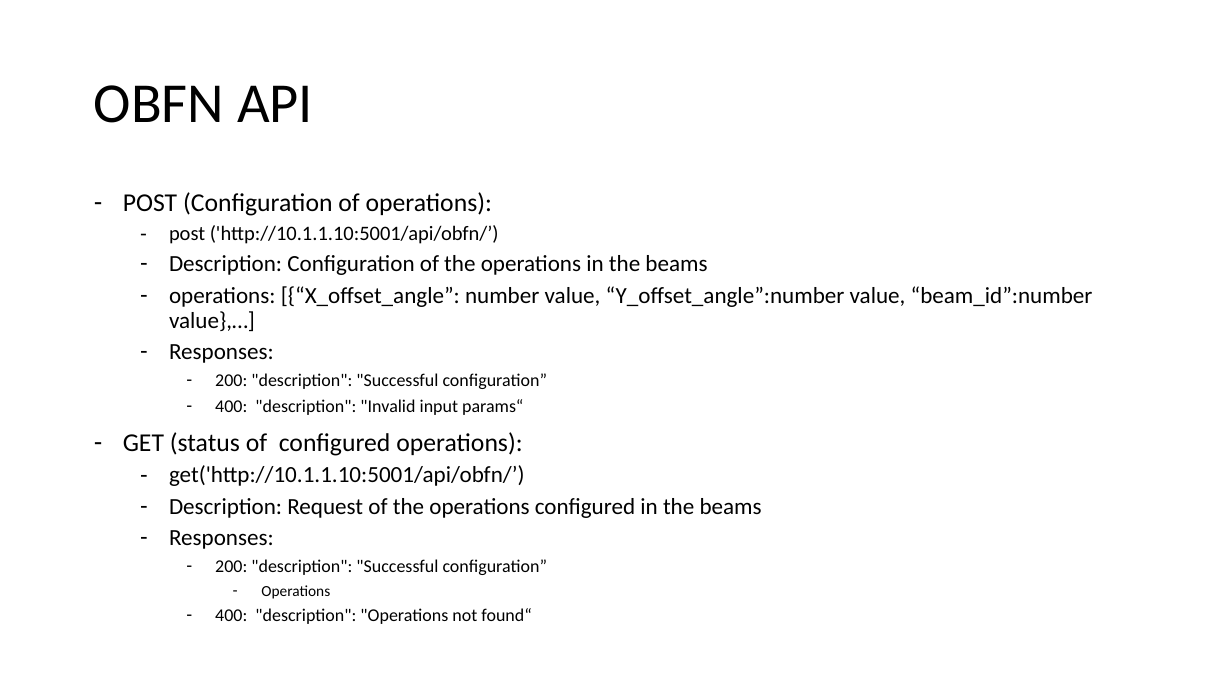
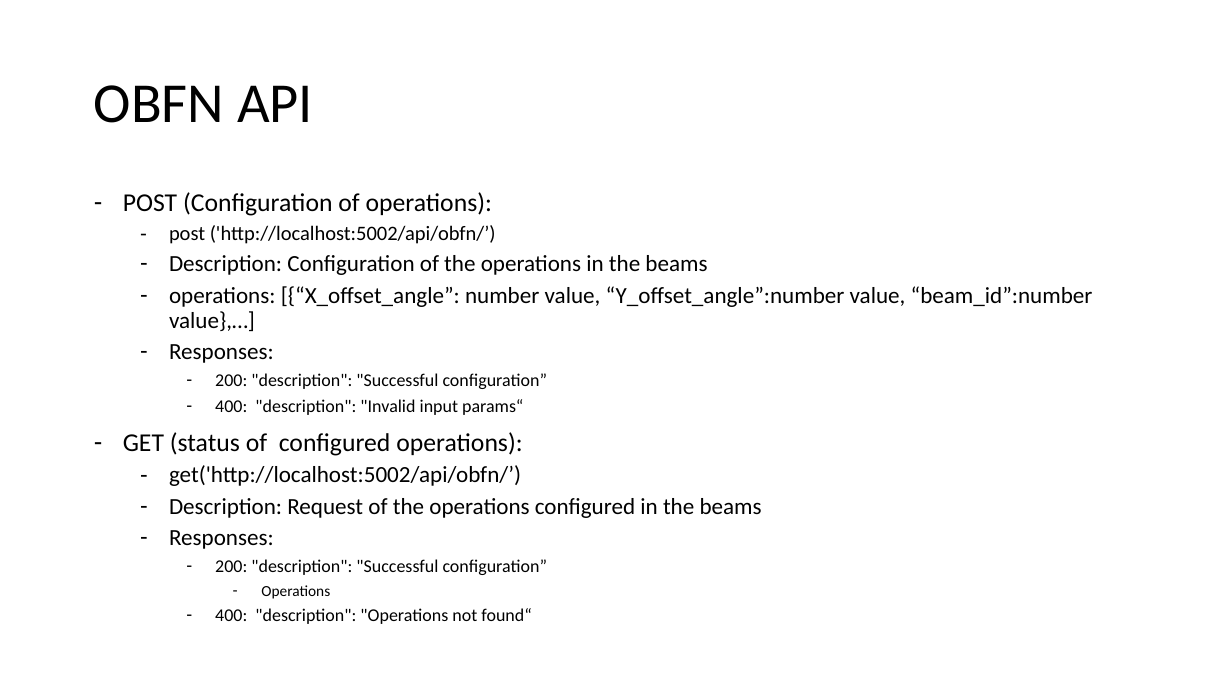
Before and after one commit to CTTC-PONS/bluespace, a slide deck: slide 6 of sdn_agents_bluespace.pptx. Drawn at 1232x693 pixels with LibreOffice and Linux fonts; fonts in the diff are those of the drawing. Boxes give left, top, right and bottom in pixels: in the first picture for what was removed or moved away, otherwise in the second. Text is boxed around its words. In the diff, an @@ line names an element or a change of style, - is before the commit and + after.

```diff
--- a/sdn_agents_bluespace.pptx
+++ b/sdn_agents_bluespace.pptx
@@ text at (169, 225, 496, 244): text changed @@
-  – post ('http://10.1.1.10:5001/api/obfn/’)
+  – post ('http://localhost:5002/api/obfn/’)
@@ text at (169, 465, 521, 486): text changed @@
-  – get('http://10.1.1.10:5001/api/obfn/’)
+  – get('http://localhost:5002/api/obfn/’)
```
Also in this commit, not shown: 4 other slides changed, 1 slide added.
